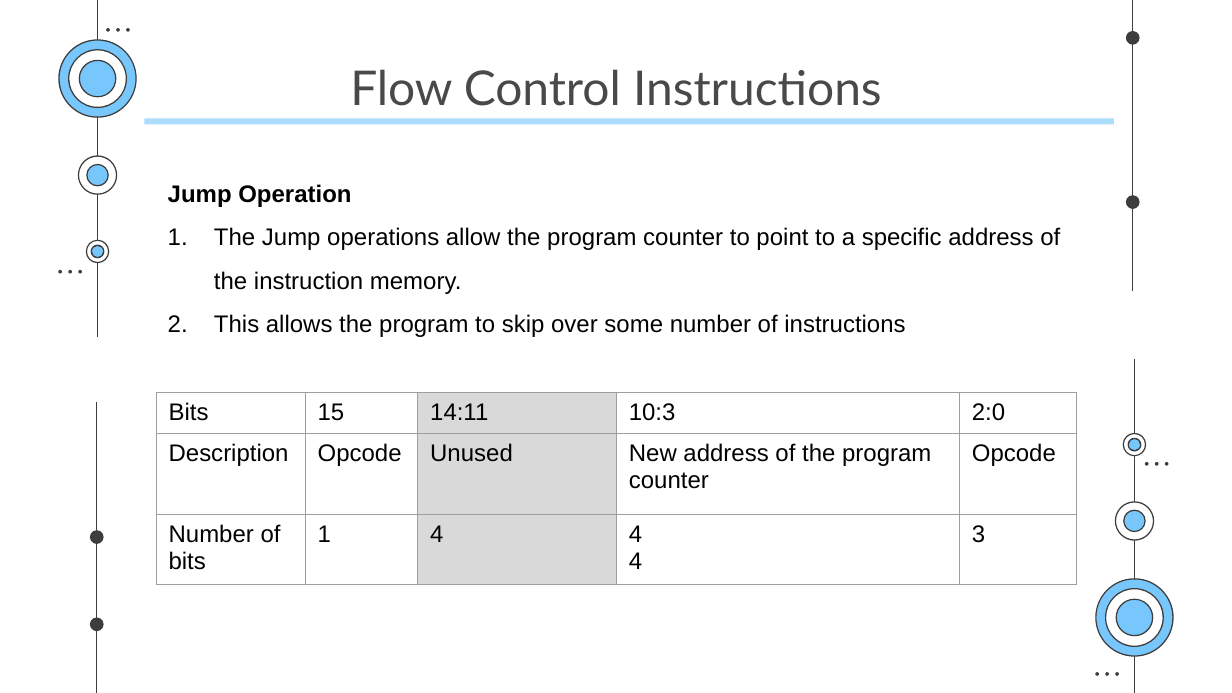
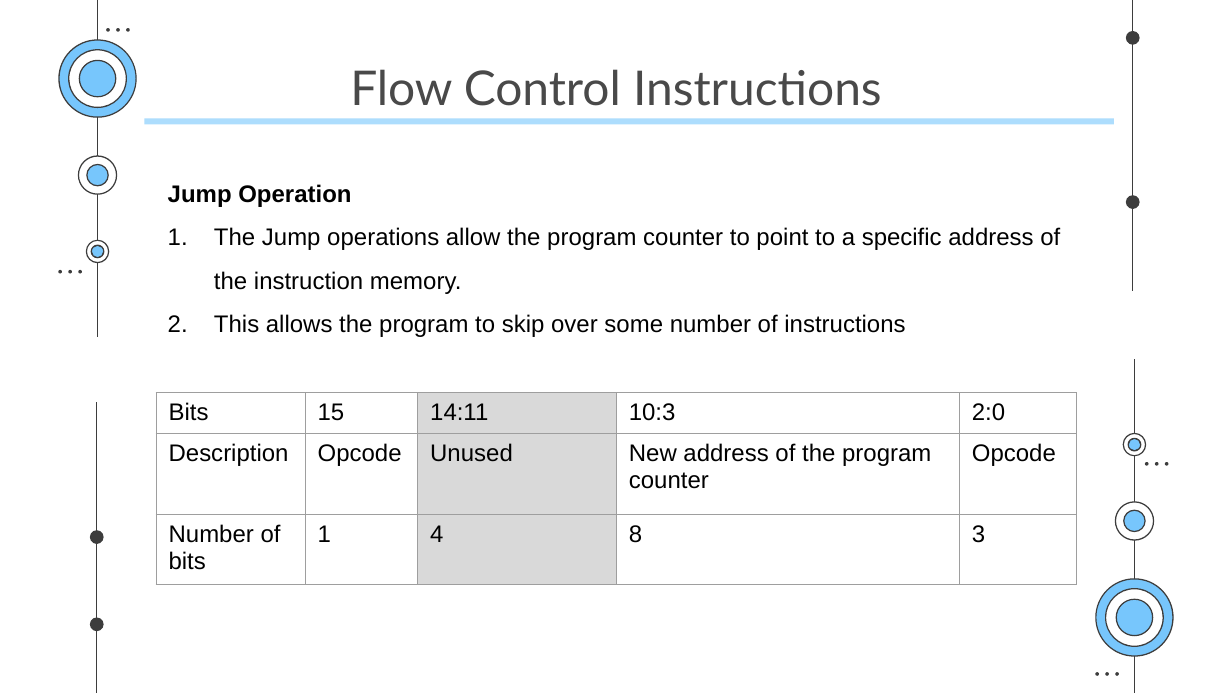
Before and after one commit to kwabenadarkwa/micro-lafentika, a slide deck: slide 18 of presentation_micro_p.pptx (slide 16 before the commit). Drawn at 1232x693 pixels with LibreOffice and Linux fonts; fonts in the diff are those of the drawing. Boxes give left, top, right and bottom in pixels: in the first picture for what was removed or moved away, otherwise in the second. Text is boxed around its words. In the diff, an @@ line names an element or a change of style, - is before the commit and + after.

Commit message:
added branch instruction formats

```diff
--- a/presentation_micro_p.pptx
+++ b/presentation_micro_p.pptx
@@ table at [156,393,1077,584] @@
-row 3, column 4: 4 / 4
+row 3, column 4: 8
```
Also in this commit, not shown: 6 other slides changed, 5 slides added, 2 other files.
